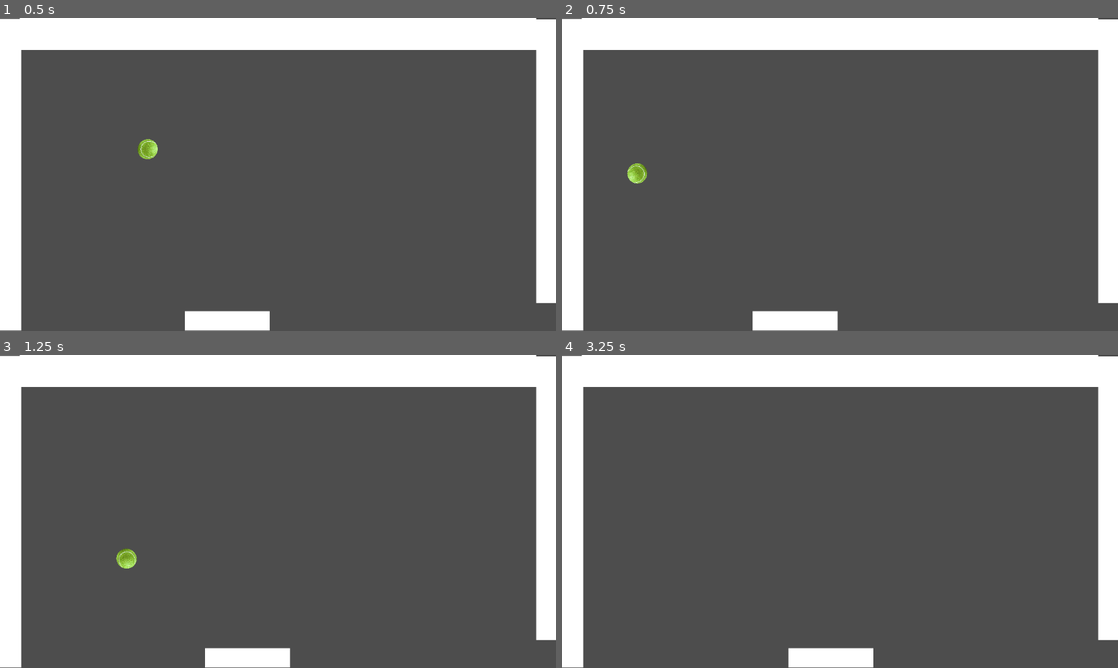
Above: before the commit, frames 1-4 (two rows, left to right).
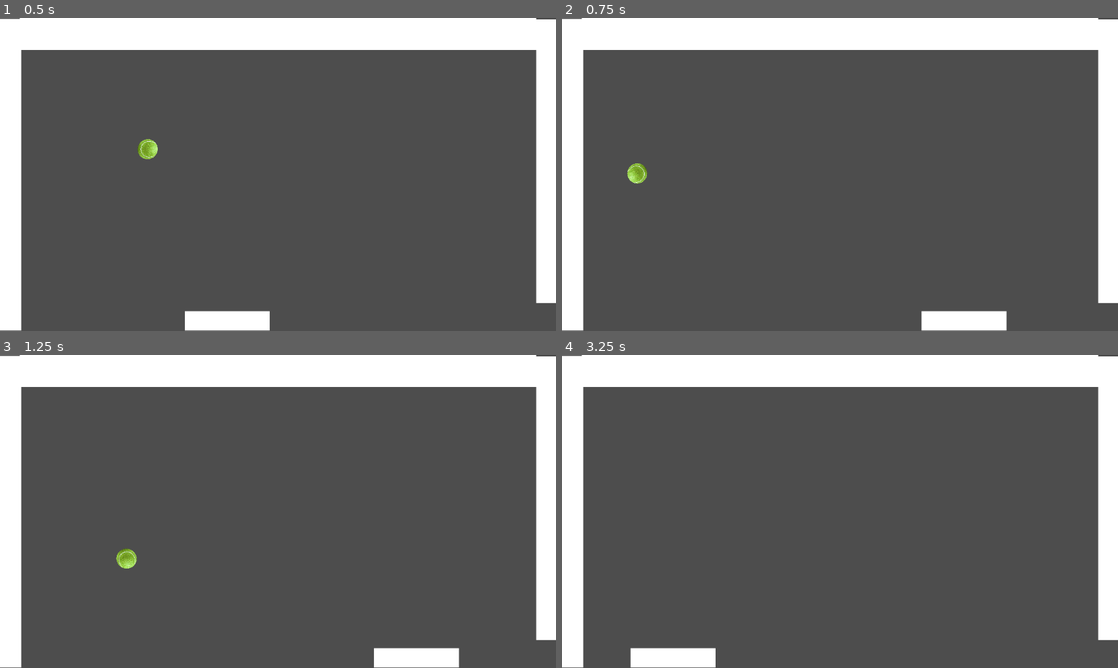
Above: after the commit, the same moments.

Repository: Parasaran-Python/cricket
Game: Godot game, scene res://node_2d.tscn
Two runs of this game, one before a commit and one after it. Both use one fixed random seed, a clock stepped at 60 frames per second and the inputs below.
Inputs (mouse positions are in pixels of both pictures, inside the frame that each line leads up to):
- Up to frame 1 (0.5 s): no input
- Up to frame 2 (0.75 s): move the mouse to (962, 158) at 0.52 s; hold Right (ui_right) from 0.53 s (still down); click (962, 158) at 0.67 s
- Up to frame 3 (1.25 s): keep holding Right (ui_right)
- Up to frame 4 (3.25 s): release Right (ui_right) at 1.25 s; drag from (728, 527) to (812, 574) at 1.27 s; move the mouse to (895, 442) at 2.02 s; hold Right (ui_right) 2.03-2.75 s; drag from (812, 574) to (673, 464) at 2.77 s

Frame 1 is identical in both runs. In frame 2, 2.0% of the frame differs, in the area x 34-80%, y 93-100%; in frame 3, 2.0%; in frame 4, 2.0%.

Commit message:
Implemented touch and drag to move for bat

Diff:
--- a/Bat.gd
+++ b/Bat.gd
@@ -5,6 +5,11 @@
 func _ready():
 	pass # Replace with function body.
 
+func _unhandled_input(event):
+	if event is InputEventScreenTouch and event.pressed == true:
+		position.x = event.position.x
+	elif event is InputEventScreenDrag:
+		position.x = event.position.x
 
 # Called every frame. 'delta' is the elapsed time since the previous frame.
 func _process(delta):
